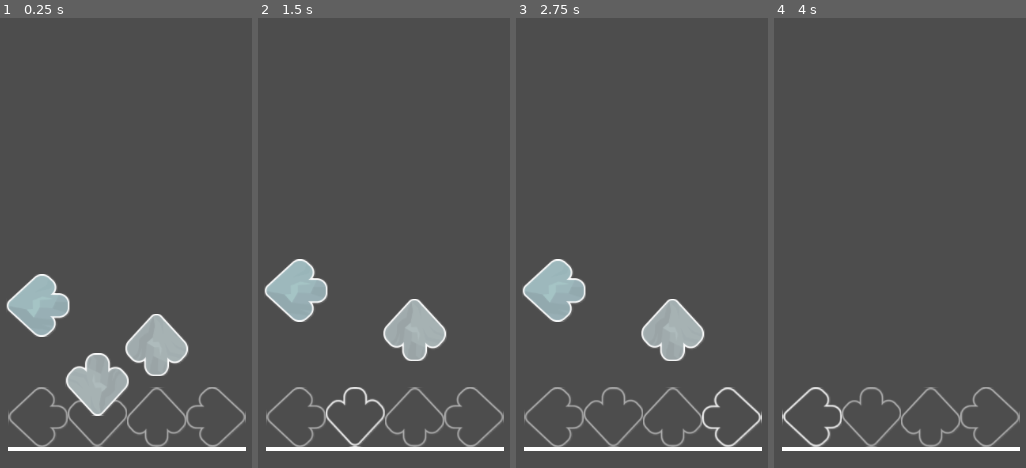
Above: before the commit, frames 1-4 (left to right).
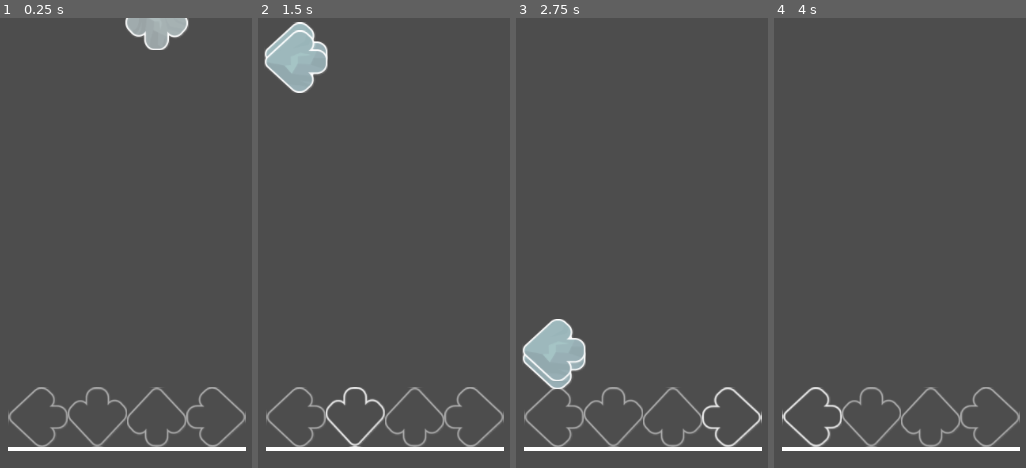
Above: after the commit, the same moments.

Repository: NightMelody/NoctiX-Projects
Game: Godot game, scene res://Scenes/main.tscn
The game is run twice, just before and just after one commit, with the same random seed, the same clock (stepped at 60 frames per second) and the same inputs. The project has no main scene, so this scene is started directly. Sound files missing from this copy of the repository are replaced by a short silence.
Inputs:
- Up to frame 1 (0.25 s): no input
- Up to frame 2 (1.5 s): hold K (Right) 0.53-1.28 s; hold F (Down) from 1.28 s (still down)
- Up to frame 3 (2.75 s): release F (Down) at 2.03 s; hold K (Right) from 2.03 s (still down)
- Up to frame 4 (4 s): release K (Right) at 2.78 s; hold J (Up) 2.78-3.53 s; hold D (Left) from 3.53 s (still down)

The runs differ from the first frame. In frame 1, 7.9% of the frame differs, in the area x 2-75%, y 0-89%; in frame 2, 7.1%; in frame 3, 7.1%; in frame 4, nothing differs.

Commit message:
Some assets added, and changes in the scroll system (Still bug)

Diff:
--- a/Scenes/main.tscn
+++ b/Scenes/main.tscn
@@ -16,10 +16,12 @@
 
 [node name="Main" type="Node3D"]
 script = ExtResource("1_2bygk")
+scrollSpeed = 0.3
 
 [node name="Playflied" type="Node3D" parent="."]
 transform = Transform3D(1.25, 0, 0, 0, 1.25, 0, 0, 0, 1.25, 0, 0, 0)
 script = ExtResource("2_gyixn")
+rangeClick = 10
 
 [node name="HitObjectsControl" type="Node3D" parent="Playflied"]
 transform = Transform3D(1, 0, 0, 0, 1, 0, 0, 0, 1, 0, -275, 0)
--- a/Scripts/PlayState/Playflied.gd
+++ b/Scripts/PlayState/Playflied.gd
@@ -23,24 +23,41 @@
 var up_held = false
 var right_held = false
 
+@export var rangeClick = 100
+
 var Chart : Dictionary = { # ID: [column, song position in ms, grid position, hold]
-	1: [0, 2000, null, 0, false],
+	0: [0, 3000, null, 0, false],
+	1: [1, 2000, null, 0, false],
 	2: [1, 1000, null, 0, false],
-	3: [2, 1500, null, 0, false],
+	3: [2, 2000, null, 0, false],
+	4: [0, 2500, null, 0, false]
 }
 
 var song_time : float
+var song_time_ms: int
+@onready var scrollSpeed = PlayState.scrollSpeed
+
+@onready var LeftReceptor = $"4k/Left/Receptor/Left"
+@onready var DownReceptor = $"4k/Down/Receptor/Down"
+@onready var UpReceptor = $"4k/Up/Receptor/Up"
+@onready var RightReceptor = $"4k/Right/Receptor/Right"
 
 func _ready():
+	stepManiaScroll(Vector3(1, -1, 1), Vector3(1.25, -1.25, 1.25))
 	generateUnspawn()
-	stepManiaScroll(Vector3(1, -1, 1), Vector3(1.25, -1.25, 1.25))
-
 func _process(delta):
-	Scroll(delta,PlayState.scrollSpeed)
+	song_time = MusicBeatState.get_playback_position()
+	song_time_ms = round(song_time * 1000)
+
+	Scroll(delta,scrollSpeed)
 	#HitObject()
-	checkHit()
+	#checkHit()
 
 	#beatCount(delta)
+var Left_Bool: bool = 1
+var Down_Bool: bool = 1
+var Up_Bool: bool = 1
+var Right_Bool: bool = 1
 
 func generateUnspawn():
 	if not Chart.is_empty():
@@ -50,67 +67,120 @@
 			var pos_in_ms = note_data[1]
 			var is_hold = note_data[3] != 0
 
-			instanceSpawn(note_data, column, pos_in_ms, is_hold)
-
-# Modificado para que devuelva la instancia de la nota creada
-func instanceSpawn(note_data, column: int, pos_in_ms: int, is_hold: float):
-	if column == 0:
-		var left = Sprite3D.new()
-		left.name = str(note_data)
-		left.texture = load("res://Assets/Custom/Skin/Default/4k/HitObjects/1.png")
-		left.pixel_size = 0.5
-		Left.add_child(left)
-	elif column == 1:
-		var down = Sprite3D.new()
-		down.name = str(note_data)
-		down.texture = load("res://Assets/Custom/Skin/Default/4k/HitObjects/2.png")
-		down.pixel_size = 0.5
-		Down.add_child(down)
-	elif column == 2:
-		var up = Sprite3D.new()
-		up.name = str(note_data)
-		up.texture = load("res://Assets/Custom/Skin/Default/4k/HitObjects/3.png")
-		up.pixel_size = 0.5
-		Up.add_child(up)
-	elif column == 3:
-		var right = Sprite3D.new()
-		right.name = str(note_data)
-		right.texture = load("res://Assets/Custom/Skin/Default/4k/HitObjects/4.png")
-		right.pixel_size = 0.5
-		Right.add_child(right)
+			if column == 0:
+				var new_position = $"4k/Left/Receptor/Left".position.y + (pos_in_ms - song_time_ms) * scrollSpeed
+				var last_position = 0.0
+				if Left.get_child_count() > 0:
+					last_position = Left.get_child(Left.get_child_count() - 1).position.y
+				if new_position <= last_position:
+					new_position = last_position + 10
+				if Left_Bool:
+					var left = Sprite3D.new()
+					left.name = str(note_data)
+					left.texture = load("res://Assets/Custom/Skin/Default/4k/HitObjects/1.png")
+					left.pixel_size = 0.5
+					left.offset = Vector2(0, left.texture.get_height() / 2)
+					left.position.y = new_position
+					Left.add_child(left)
+					#Left_Bool = 0
+
+
+			print(Left.get_child_count())
+			if column == 1:
+				var down = Sprite3D.new()
+				down.name = str(note_data)
+				down.texture = load("res://Assets/Custom/Skin/Default/4k/HitObjects/2.png")
+				down.pixel_size = 0.5
+				down.offset = Vector2(0, down.texture.get_height() / 2)
+				Down.add_child(down)
+			if column == 2:
+				var up = Sprite3D.new()
+				up.name = str(note_data)
+				up.texture = load("res://Assets/Custom/Skin/Default/4k/HitObjects/3.png")
+				up.pixel_size = 0.5
+				Up.add_child(up)
+			if column == 3:
+				var right = Sprite3D.new()
+				right.name = str(note_data)
+				right.texture = load("res://Assets/Custom/Skin/Default/4k/HitObjects/4.png")
+				right.pixel_size = 0.5
+				Right.add_child(right)
 
 # Función que llama a scrollMovement para cada nota en notes_data
-func Scroll(delta: float, ScrollSpeed: float) -> void:
-
+func Scroll(delta: float, scrollSpeed: float) -> void:
 	if not Chart.is_empty():
 		for key in Chart:
 			var note_data = Chart[key]
 			var column = note_data[0]
 			var pos_in_ms = note_data[1]
-
-			scrollMovement(delta, ScrollSpeed, column, pos_in_ms)
-
-# Mueve cada nota restando al eje Y
-func scrollMovement(delta: float, scrollSpeed: float, column : int, pos_in_ms : int) -> void:
-	song_time = MusicBeatState.get_playback_position()
-	var song_time_ms = round(song_time * 1000)
-	print(song_time_ms)
-
-	if Left.get_child_count() > 0 and column == 0:
-		for child in Left.get_children(0):
-			child.position.y = $"4k/Left/Receptor/Left".position.y + (pos_in_ms - song_time_ms) * scrollSpeed
-
-	if Down.get_child_count() > 0 and column == 1:
-		for child in Down.get_children(0):
-			child.position.y = $"4k/Down/Receptor/Down".position.y + (pos_in_ms - song_time_ms) * scrollSpeed
-
-	if Up.get_child_count() > 0 and column == 2:
-		for child in Up.get_children(0):
-			child.position.y = $"4k/Up/Receptor/Up".position.y + (pos_in_ms - song_time_ms) * scrollSpeed
-
-	if Right.get_child_count() > 0 and column == 3:
-		for child in Right.get_children(0):
-			child.position.y = $"4k/Right/Receptor/Right".position.y + (pos_in_ms - song_time_ms) * scrollSpeed
+			#print(song_time_ms)
+
+			var two = Left.get_child(0)
+			#print("First", Left.get_child(1).position)
+			#print("Second",two.position)
+			var D_child_count
+
+			if Left.get_child_count() > 0:
+				for child in Left.get_children(0):
+					child.position.y -= (scrollSpeed * 200) * delta
+
+			if Down.get_child_count() > 0:
+				D_child_count = Down.get_child_count()
+				for i in range(D_child_count):
+					var child = Down.get_child(i)
+					child.position.y = $"4k/Down/Receptor/Down".position.y + (pos_in_ms - song_time_ms) * scrollSpeed
+
+			if Up.get_child_count() > 0 and column == 2:
+				for child in Up.get_children(0):
+					child.position.y = $"4k/Up/Receptor/Up".position.y + (pos_in_ms - song_time_ms) * scrollSpeed
+
+			if Right.get_child_count() > 0 and column == 3:
+				for child in Right.get_children(0):
+					child.position.y = $"4k/Right/Receptor/Right".position.y + (pos_in_ms - song_time_ms) * scrollSpeed
+
+			var effective_range : float = rangeClick * (scrollSpeed * 25)
+			if column == 0:
+				if Left.get_child_count() > 0:
+					for child in Left.get_children(0):
+						if abs($"4k/Left/Receptor/Left".position.y - child.position.y) <= effective_range:
+							if PlayState.LeftActive:
+								if not left_held:
+									LeftHitObject(effective_range, scrollSpeed)
+									left_held = true
+								elif not PlayState.LeftActive:
+									left_held = false
+
+	#elif column == 1:
+		#for child in Down.get_children(0):
+			#if abs($"4k/Down/Receptor/Down".position.y - child.position.y) <= effective_range:
+				#if PlayState.DownActive:
+					#if not down_held:
+						#DownHitObject(effective_range, scrollSpeed)
+						#down_held = true
+				#elif not PlayState.DownActive:
+					#down_held = false
+
+			if column == 2:
+				for child in Up.get_children(0):
+					if abs($"4k/Up/Receptor/Up".position.y - child.position.y) <= effective_range:
+						if PlayState.UpActive:
+							if not up_held:
+								UpHitObject(effective_range, scrollSpeed)
+								up_held = true
+							elif not PlayState.UpActive:
+								up_held = false
+
+			elif column == 3:
+				for child in Right.get_children(0):
+					if abs($"4k/Right/Receptor/Right".position.y - child.position.y) <= effective_range:
+						if PlayState.RightActive:
+							if not right_held:
+								RightHitObject(effective_range, scrollSpeed)
+								right_held = true
+							elif not PlayState.RightActive:
+								right_held = false
+
+			MissHit(scrollSpeed)
 
 func stepManiaScroll(scaleHO: Vector3, scale: Vector3):
 	if PlayState.StepManiaScroll == true:
@@ -126,50 +196,100 @@
 		for child in Up.get_children(0):
 			child.scale = scaleHO
 
-func checkHit():
-	if PlayState.LeftActive:
-		if not left_held:
-			LeftHitObject()
-			left_held = true
-	elif not PlayState.LeftActive:
-		left_held = false
-
-	if PlayState.DownActive:
-		if not down_held:
-			DownHitObject()
-			down_held = true
-	elif not PlayState.DownActive:
-		down_held = false
-
-	if PlayState.UpActive:
-		if not up_held:
-			UpHitObject()
-			up_held = true
-	elif not PlayState.UpActive:
-		up_held = false
-
-	if PlayState.RightActive:
-		if not right_held:
-			RightHitObject()
-			right_held = true
-	elif not PlayState.RightActive:
-		right_held = false
-
-func LeftHitObject() -> void:
+
+func LeftHitObject(effective_range: float, scrollSpeed : float) -> void:
 	if $"4k/Left/HitObjects".get_child_count() > 0:
 		$"4k/Left/HitObjects".get_child(0).queue_free()
-
-func DownHitObject() -> void:
+		HitRating(effective_range, scrollSpeed)
+
+func DownHitObject(effective_range: float, scrollSpeed : float) -> void:
 	if $"4k/Down/HitObjects".get_child_count() > 0:
 		$"4k/Down/HitObjects".get_child(0).queue_free()
-
-func UpHitObject() -> void:
+	#HitRating(effective_range, scrollSpeed)
+
+func UpHitObject(effective_range: float, scrollSpeed : float) -> void:
 	if $"4k/Up/HitObjects".get_child_count() > 0:
 		$"4k/Up/HitObjects".get_child(0).queue_free()
-
-func RightHitObject() -> void:
+	#HitRating(effective_range, scrollSpeed)
+
+func RightHitObject(effective_range: float, scrollSpeed : float) -> void:
 	if $"4k/Right/HitObjects".get_child_count() > 0:
 		$"4k/Right/HitObjects".get_child(0).queue_free()
+	#HitRating(effective_range, scrollSpeed)
+
+func HitRating(effective_range: float, scrollSpeed: float):
+	var Effective_M = 0.5 * (scrollSpeed * 25)
+	var Effective_P = 1 * (scrollSpeed + 25)
+	var Effective_G = 1.5 * (scrollSpeed + 25)
+	var Effective_GO = 2 * (scrollSpeed + 25)
+	var Effective_ME = 3 * (scrollSpeed + 25)
+	var Effective_B = 4 * (scrollSpeed + 25)
+
+	for child in Left.get_children(0):
+		if not child.has_meta("Missed"):
+			child.set_meta("Missed", false)
+
+		if abs(LeftReceptor.position.y - child.position.y) <= Effective_M:
+			print("Marvelous")
+		elif abs(LeftReceptor.position.y - child.position.y) <= Effective_P:
+			print("Perfect")
+		elif abs(LeftReceptor.position.y - child.position.y) <= Effective_G:
+			print("Great")
+		elif abs(LeftReceptor.position.y - child.position.y) <= Effective_GO:
+			print("Good")
+		elif abs(LeftReceptor.position.y - child.position.y) <= Effective_ME:
+			print("Meh")
+		elif abs(LeftReceptor.position.y - child.position.y) <= Effective_B:
+			print("Bad")
+
+	for child in Down.get_children(0):
+		if abs(DownReceptor.position.y - child.position.y) <= Effective_M:
+			print("Marvelous")
+		elif abs(DownReceptor.position.y - child.position.y) <= Effective_P:
+			print("Perfect")
+		elif abs(DownReceptor.position.y - child.position.y) <= Effective_G:
+			print("Great")
+		elif abs(DownReceptor.position.y - child.position.y) <= Effective_GO:
+			print("Good")
+		elif abs(DownReceptor.position.y - child.position.y) <= Effective_ME:
+			print("Meh")
+		elif abs(DownReceptor.position.y - child.position.y) <= Effective_B:
+			print("Bad")
+
+func MissHit(scrollSpeed: float):
+	var Effective_Miss = 5 * (scrollSpeed + 25)
+	if Left.get_child_count() > 0:
+		for child in Left.get_children(0):
+			if not child.has_meta("in_range"):
+				child.set_meta("in_range", false)
+
+			if abs(LeftReceptor.position.y - child.position.y) <= Effective_Miss:
+				child.set_meta("in_range", true)
+			elif abs(LeftReceptor.position.y - child.position.y) > Effective_Miss and child.get_meta("in_range"):
+				print("Miss")
+				child.set_meta("in_range", false)
+	#for child in Down.get_children(0):
+		#if not child.has_meta("in_range"):
+			#child.set_meta("in_range", false)
+
+		#if abs(DownReceptor.position.y - child.position.y) <= Effective_Miss:
+			#child.set_meta("in_range", true)
+		#elif abs(DownReceptor.position.y - child.position.y) > Effective_Miss and child.get_meta("in_range"):
+			#print("Miss1")
+			#child.set_meta("in_range", false)
+
+	for child in Up.get_children(0):
+		if not child.has_meta("in_range"):
+			child.set_meta("in_range", false)
+
+		if abs(UpReceptor.position.y - child.position.y) <= Effective_Miss:
+			child.set_meta("in_range", true)
+		elif abs(UpReceptor.position.y - child.position.y) > Effective_Miss and child.get_meta("in_range"):
+			print("Miss2")
+			child.set_meta("in_range", false)
+
+func ShowRating():
+	pass
 
 func beatCount(delta) -> void:
 	if MusicBeatState.playing:
Binary file added: Assets/Custom/Skin/Default/Rating/Bad.png
Not shown, added: Assets/Custom/Skin/Default/Rating/Bad.png.import
Binary file added: Assets/Custom/Skin/Default/Rating/Good.png
Not shown, added: Assets/Custom/Skin/Default/Rating/Good.png.import
Binary file added: Assets/Custom/Skin/Default/Rating/Great.png
Not shown, added: Assets/Custom/Skin/Default/Rating/Great.png.import
Binary file added: Assets/Custom/Skin/Default/Rating/Marvelous.png
Not shown, added: Assets/Custom/Skin/Default/Rating/Marvelous.png.import
Binary file added: Assets/Custom/Skin/Default/Rating/Meh.png
Not shown, added: Assets/Custom/Skin/Default/Rating/Meh.png.import
Binary file added: Assets/Custom/Skin/Default/Rating/Miss.png
Not shown, added: Assets/Custom/Skin/Default/Rating/Miss.png.import
(and 52 more such lines)
